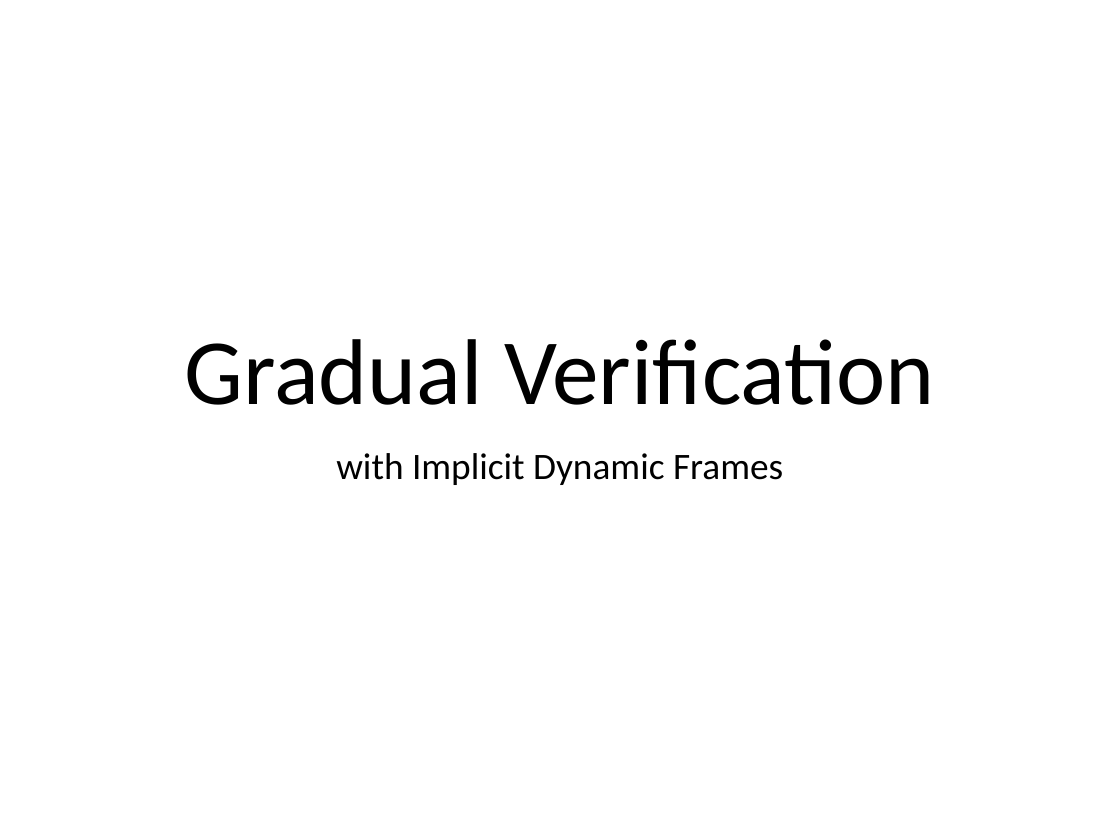
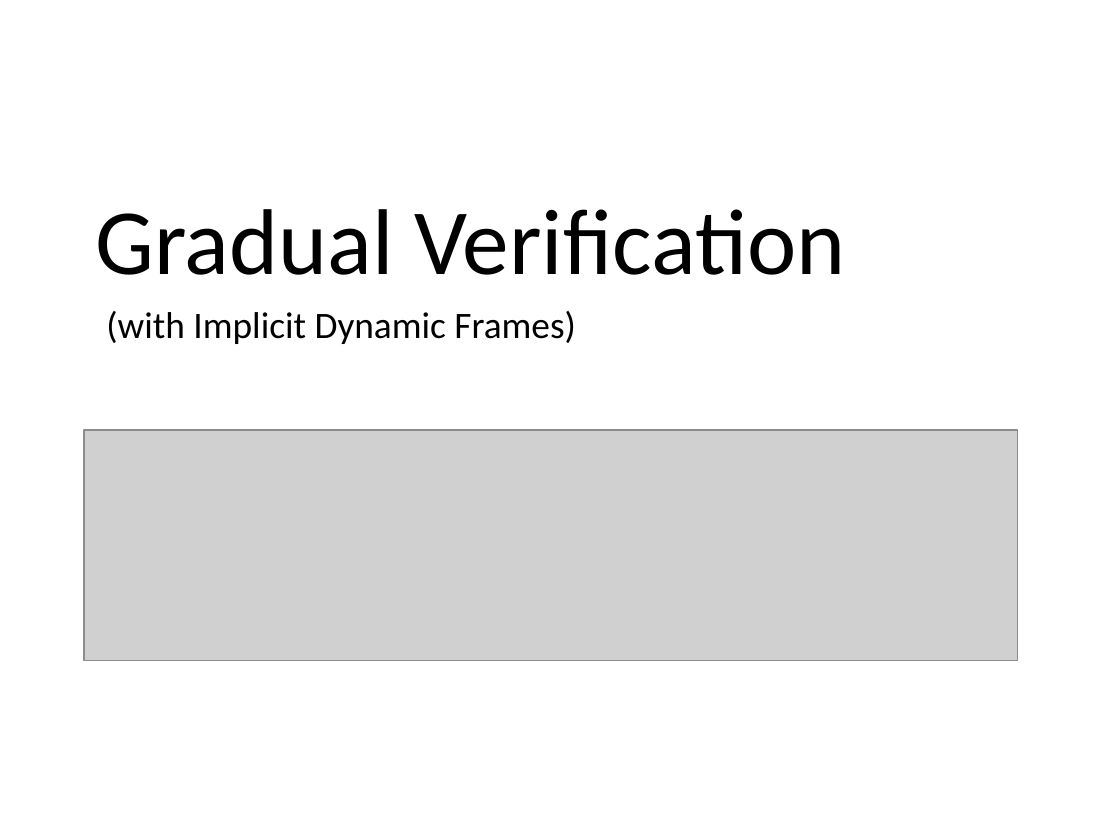
Before and after one commit to olydis/GradVerThesis, a slide deck: slide 2 of presentation/PLunch.pptm (slide 1 before the commit). Drawn at 1120x840 pixels with LibreOffice and Linux fonts; fonts in the diff are those of the drawing; grey boxes stand for pictures. Boxes give left, top, right and bottom in pixels: in the first picture for what was removed or moved away, otherwise in the second. Text is boxed around its words. In the diff, an @@ line names an element or a change of style, - is before the commit and + after.

```diff
--- a/presentation/PLunch.pptm
+++ b/presentation/PLunch.pptm
@@ title "Gradual Verification": place and size @@
-title "Gradual Verification" at bbox=[185, 339, 935, 405]
+title "Gradual Verification" at bbox=[95, 209, 846, 275]
@@ title "Gradual Verification" at bbox=[95, 209, 846, 275]: alignment centre to left @@
@@ subtitle at bbox=[106, 311, 576, 344]: text changed @@
-with Implicit Dynamic Frames
+(with Implicit Dynamic Frames)
@@ picture added at bbox=[84, 430, 1017, 661] @@
```
Also in this commit, not shown: 1 other slide changed, 6 slides added, 1 slide removed, 3 other files.
